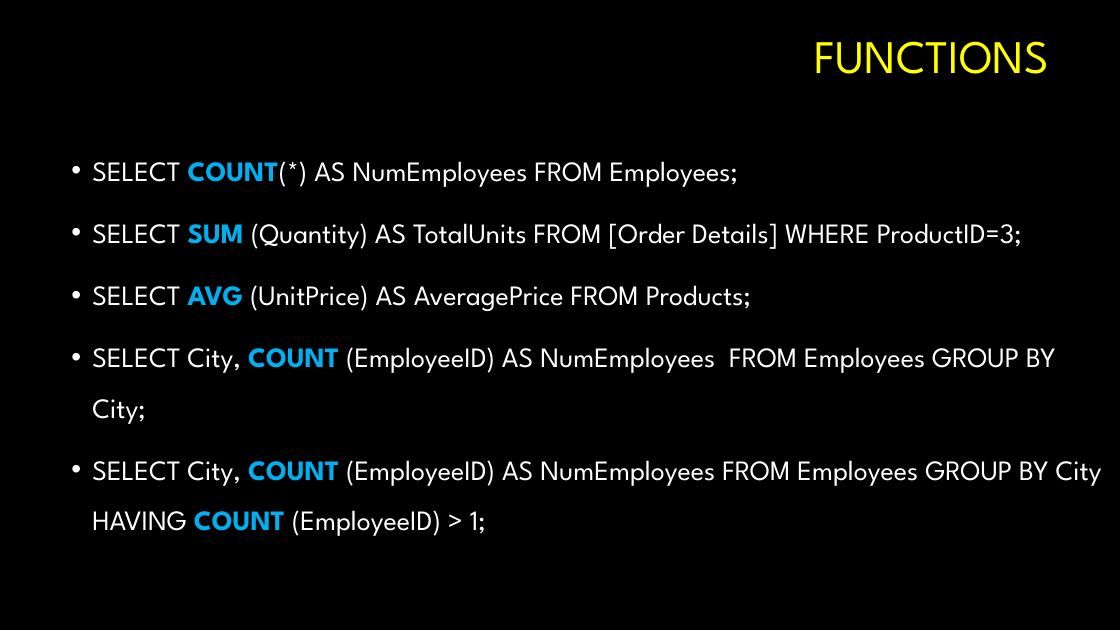
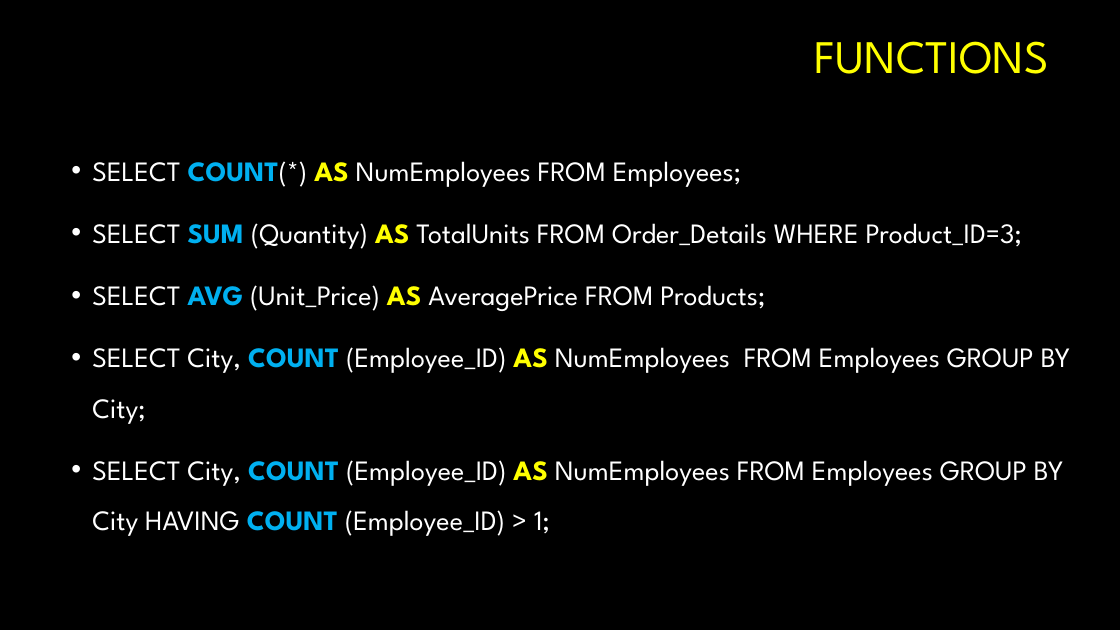
Before and after one commit to VKRISHNANB/postgres, a slide deck: slide 18 of slides/2psql1.pptx. Drawn at 1120x630 pixels with LibreOffice and Linux fonts; fonts in the diff are those of the drawing; background and template pictures are left out. Boxes give left, top, right and bottom in pixels: in the first picture for what was removed or moved away, otherwise in the second. Text is boxed around its words. In the diff, an @@ line names an element or a change of style, - is before the commit and + after.

```diff
--- a/slides/2psql1.pptx
+++ b/slides/2psql1.pptx
@@ text at box(92, 161, 741, 187): text colour #FFFFFF to #FFFF00, bold on in "AS" @@
@@ text at box(92, 223, 1070, 536): text changed @@
-• SELECT SUM (Quantity) AS TotalUnits FROM [Order Details] WHERE ProductID=3;
-• SELECT AVG (UnitPrice) AS AveragePrice FROM Products;
-• SELECT City, COUNT (EmployeeID) AS NumEmployees FROM Employees GROUP BY City;
-• SELECT City, COUNT (EmployeeID) AS NumEmployees FROM Employees GROUP BY City HAVING COUNT (EmployeeID) > 1;
+• SELECT SUM (Quantity) AS TotalUnits FROM Order_Details WHERE Product_ID=3;
+• SELECT AVG (Unit_Price) AS AveragePrice FROM Products;
+• SELECT City, COUNT (Employee_ID) AS NumEmployees FROM Employees GROUP BY City;
+• SELECT City, COUNT (Employee_ID) AS NumEmployees FROM Employees GROUP BY City HAVING COUNT (Employee_ID) > 1;
```
Also in this commit, not shown: 33 other slides changed, 1 slide removed, 4 other files.
